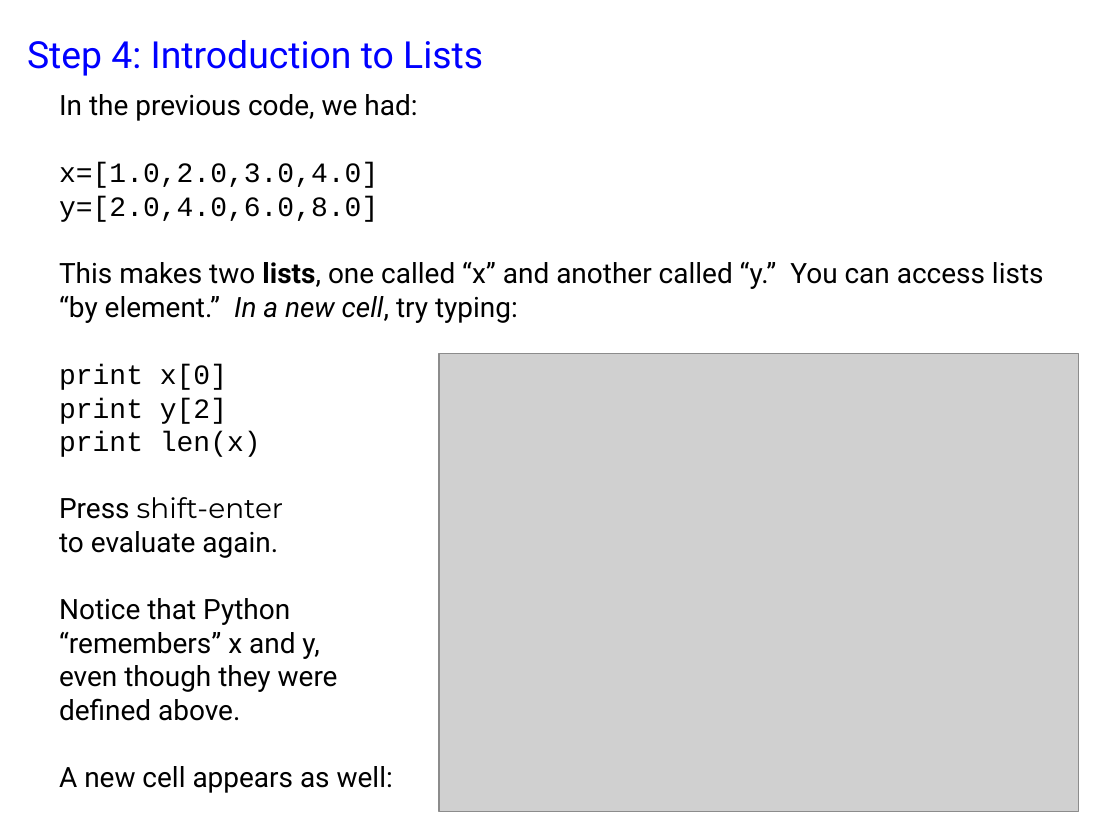
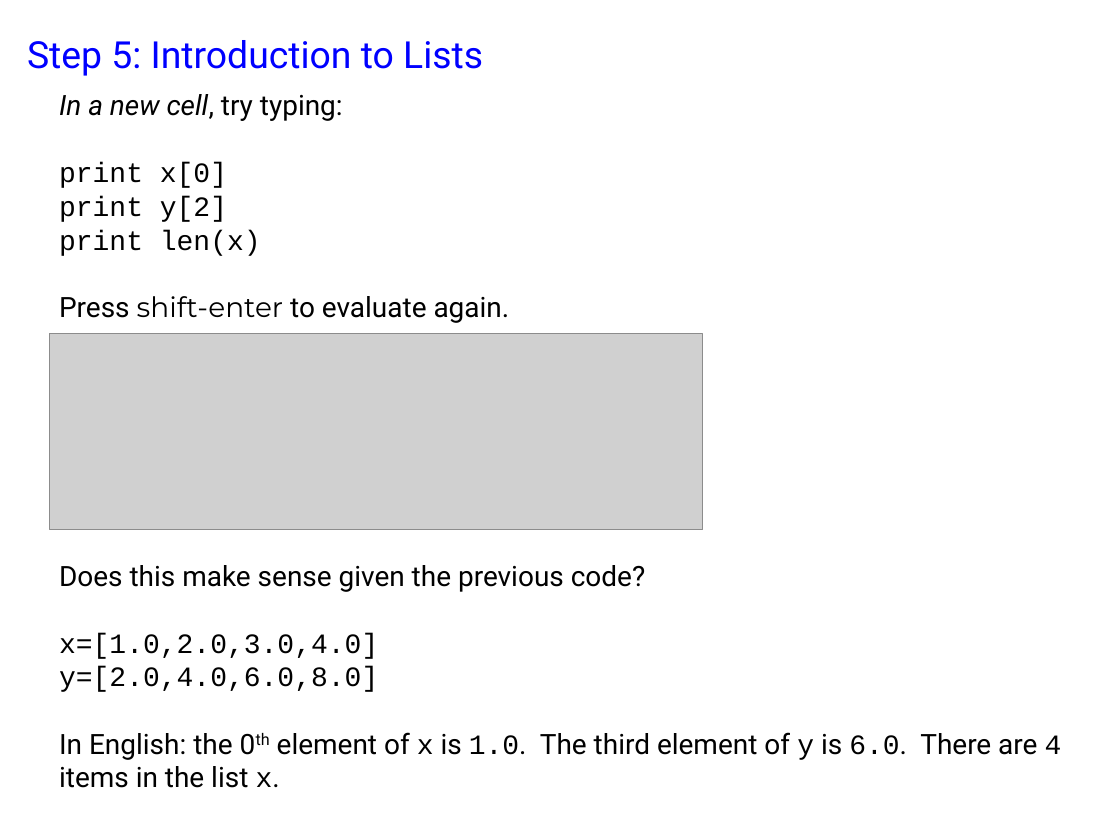
Before and after one commit to Lyle-zhang/practical_kinetics, a slide deck: slide 14 of exercise 1/Exercise 1.pptx (slide 9 before the commit). Drawn at 1120x840 pixels with LibreOffice and Linux fonts; fonts in the diff are those of the drawing; grey boxes stand for pictures. Boxes give left, top, right and bottom in pixels: in the first picture for what was removed or moved away, otherwise in the second. Text is boxed around its words. In the diff, an @@ line names an element or a change of style, - is before the commit and + after.

```diff
--- a/exercise 1/Exercise 1.pptx
+++ b/exercise 1/Exercise 1.pptx
@@ text at (x1=27, y1=40, x2=483, y2=76): text changed @@
-Step 4: Introduction to Lists
+Step 5: Introduction to Lists
@@ text at (x1=59, y1=94, x2=343, y2=121): text changed @@
-In the previous code, we had:
-x=[1.0,2.0,3.0,4.0]
-y=[2.0,4.0,6.0,8.0]
-This makes two lists, one called “x” and another called “y.” You can access lists “by element.” In a new cell, try typing:
+In a new cell, try typing:
@@ text at (x1=59, y1=296, x2=1062, y2=788): text changed @@
-Press shift-enter
-to evaluate again.
-Notice that Python
-“remembers” x and y,
-even though they were
-defined above.
-A new cell appears as well:
+Press shift-enter to evaluate again.
+Does this make sense given the previous code?
+x=[1.0,2.0,3.0,4.0]
+y=[2.0,4.0,6.0,8.0]
+In English: the 0th element of x is 1.0. The third element of y is 6.0. There are 4 items in the list x.
@@ picture added at (x1=49, y1=334, x2=702, y2=530) @@
@@ picture removed at (x1=439, y1=353, x2=1079, y2=811) @@
```
Also in this commit, not shown: 43 other slides changed, 10 slides added, 2 slides removed, 7 other files.
